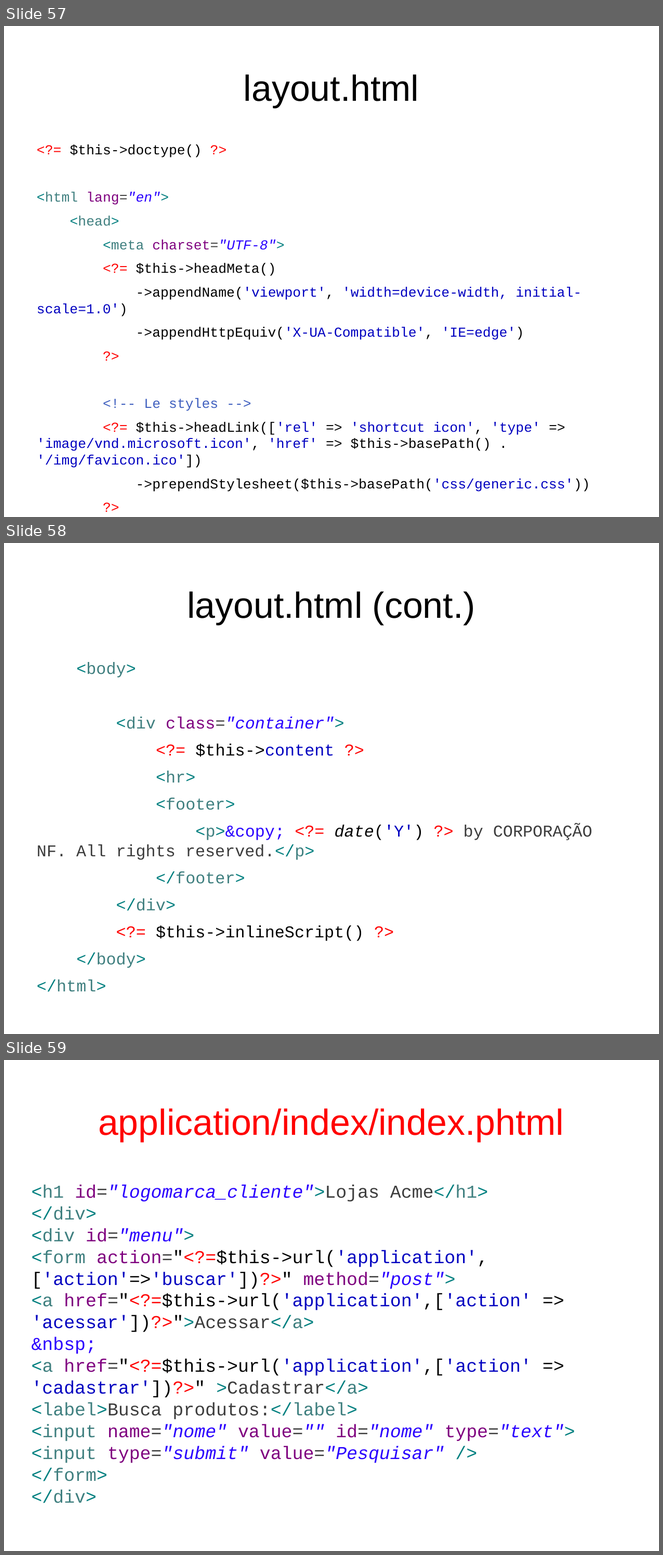
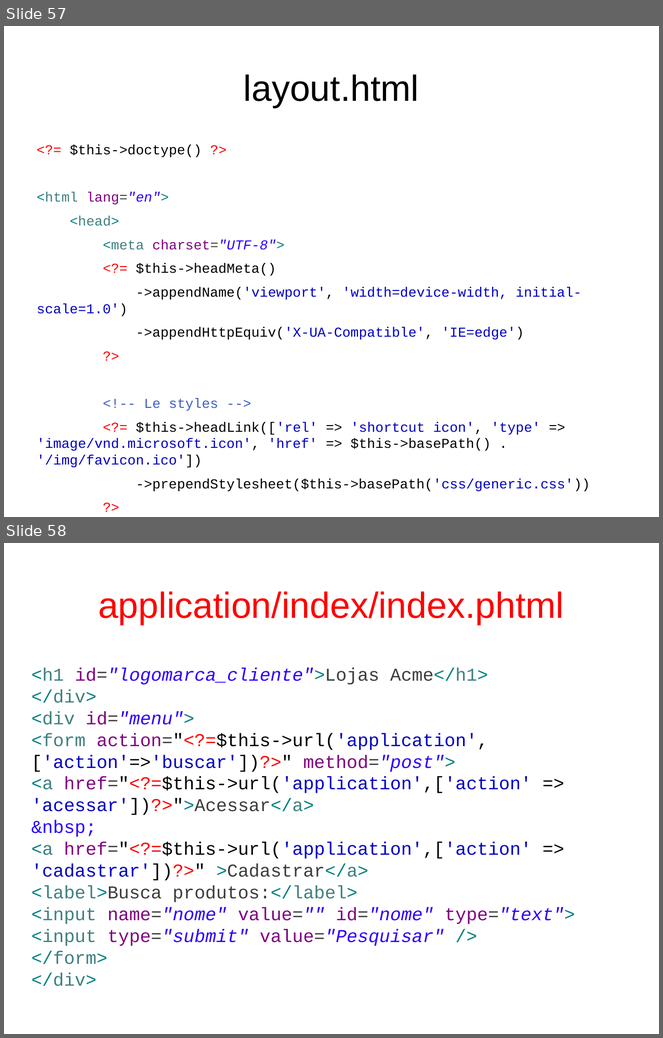
Before and after one commit to fgsl/lojasacme, a slide deck: docs/tutorial.odp. Shown one above the other, each under a label of ours: slides 57, 58 and 59 before the commit, slides 57 and 58 after it. The pictures are 663x1555 and 663x1038 pixels, drawn with LibreOffice and Linux fonts; fonts in the diff are those of the drawing. Boxes give left, top, right and bottom in pixels: in the first picture for what was removed or moved away, otherwise in the second. Text is boxed around its words. In the diff, an @@ line names an element or a change of style, - is before the commit and + after.

```diff
--- a/docs/tutorial.odp
+++ b/docs/tutorial.odp
@@ slide 58 removed at bbox=[4, 543, 659, 1034], background #FFFFFF @@
@@ title removed at bbox=[187, 591, 476, 625] @@
-layout.html (cont.)
@@ text removed at bbox=[37, 662, 593, 992] @@
-<body>
-<div class="container">
-<?= $this->content ?>
-<hr>
-<footer>
-<p>&copy; <?= date('Y') ?> by CORPORAÇÃO NF. All rights reserved.</p>
-</footer>
-</div>
-<?= $this->inlineScript() ?>
-</body>
-</html>
@@ what was slide 59 is now slide 58 @@
```
Also in this commit, not shown: 1 slide changed, 2 slides added, 3 other files.
